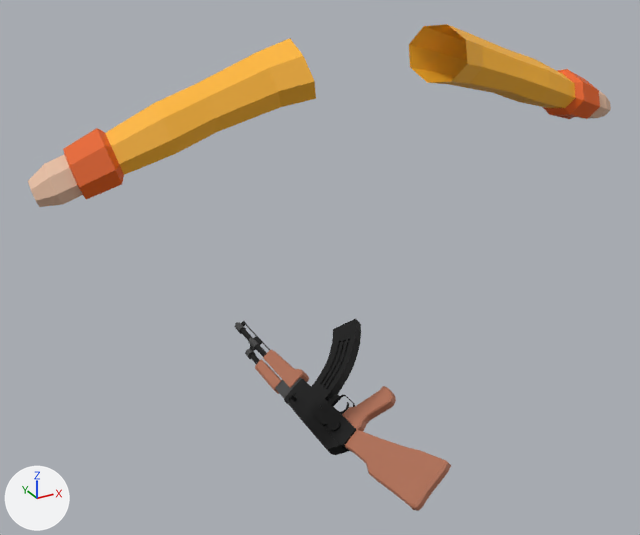
The FBX model Assets/Models/FPSAnim/FBX/TestAnimation/AK_take_Anim.fbx, before and after one commit.
The view is the same before and after, from a 50 mm camera at (-4.13, -8.76, 1.51) aimed at (-0.27, -1.73, -2.0). Lighting does not change. The marker at lower left points along +X, +Y and +Z. Where no turn or scale is listed for an object, it has been applied to the vertices.

Objects in the first picture: 'Body', 'Cartridge', 'Cube.001', 'Reloader'.
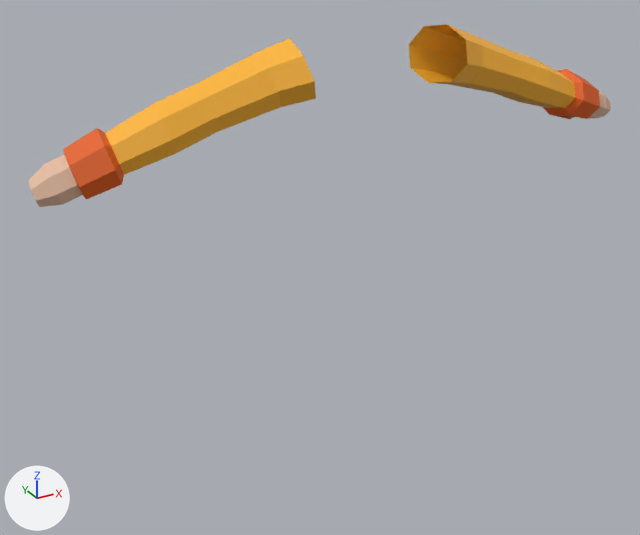
The change, as a diff of the scene's bpy script:
```diff
--- a/Assets/Models/FPSAnim/FBX/TestAnimation/AK_take_Anim.fbx.py
+++ b/Assets/Models/FPSAnim/FBX/TestAnimation/AK_take_Anim.fbx.py
@@ ob_reloader @@
-ob_reloader = bpy.data.objects.new('Reloader', me_cube_013)
-ob_reloader.location = (-0.47, -1.85, -3.55)
@@ ob_cartridge @@
-ob_cartridge = bpy.data.objects.new('Cartridge', me_cube_012)
-ob_cartridge.location = (-0.23, -1.8, -3.35)
@@ ob_body @@
-ob_body = bpy.data.objects.new('Body', me_cube_015)
-ob_body.location = (-0.31, -2.24, -3.38)
```

Where the change shows, as pixel boxes (x1, y1, x2, y2) in the pictures (640 x 535 px):
'Body', deleted: before (235, 321, 451, 511)
    faces in mat_wood (brown #af6e53): (255, 350, 451, 511)
    faces in mat_material_002 (black #282828): (235, 321, 356, 455)
    faces in mat_material_003 (dark grey #595959): (235, 322, 302, 398)
'Cartridge', deleted (black): before (311, 319, 361, 400)
'Reloader', deleted: before (289, 393, 321, 424)
